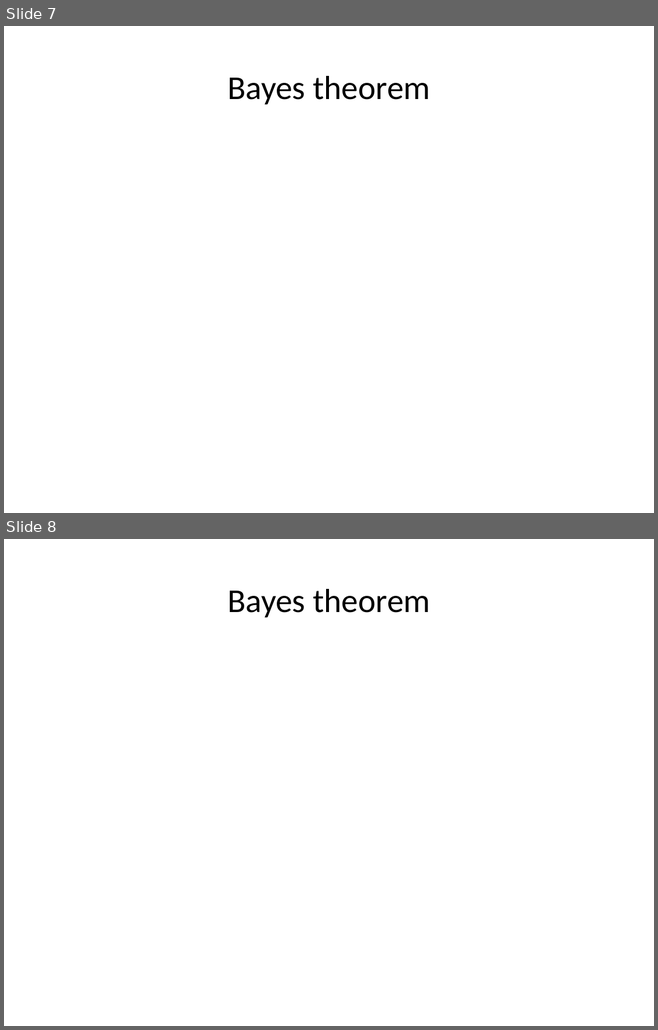
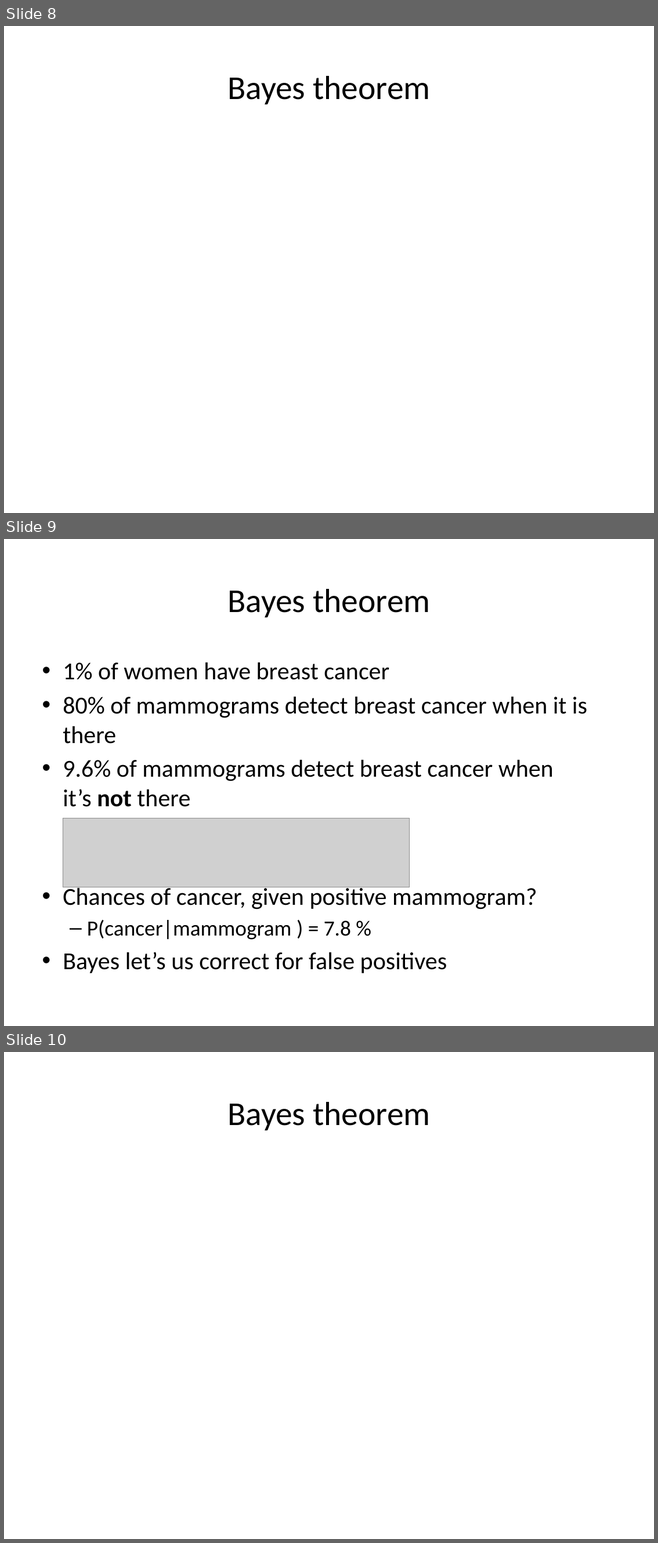
Before and after one commit to dtemraz/machine-learning, a slide deck: src/main/resources/nn.pptx. Shown one above the other, each under a label of ours: slides 7 and 8 before the commit, slides 8, 9 and 10 after it. The pictures are 658x1030 and 658x1543 pixels, drawn with LibreOffice and Linux fonts; fonts in the diff are those of the drawing; grey boxes stand for pictures; background and template pictures are left out. Boxes give left, top, right and bottom in pixels: in the first picture for what was removed or moved away, otherwise in the second. Text is boxed around its words. In the diff, an @@ line names an element or a change of style, - is before the commit and + after.

```diff
--- a/src/main/resources/nn.pptx
+++ b/src/main/resources/nn.pptx
@@ slide 9 added at (4,539,654,1026), background picture (left out) @@
@@ title added at (227,589,430,618), 37 pt, text #000000 @@
+Bayes theorem
@@ text added at (63,662,587,973), 27 pt, text #000000 @@
+• 1% of women have breast cancer
+• 80% of mammograms detect breast cancer when it is there
+• 9.6% of mammograms detect breast cancer when it’s not there
+• Chances of cancer, given positive mammogram?
+  – P(cancer|mammogram ) = 7.8 %
+• Bayes let’s us correct for false positives
@@ picture added at (63,819,409,887) @@
@@ what was slide 7 is now slide 8 @@
@@ what was slide 8 is now slide 10 @@
```
Also in this commit, not shown: 2 other slides added, 7 other files.
